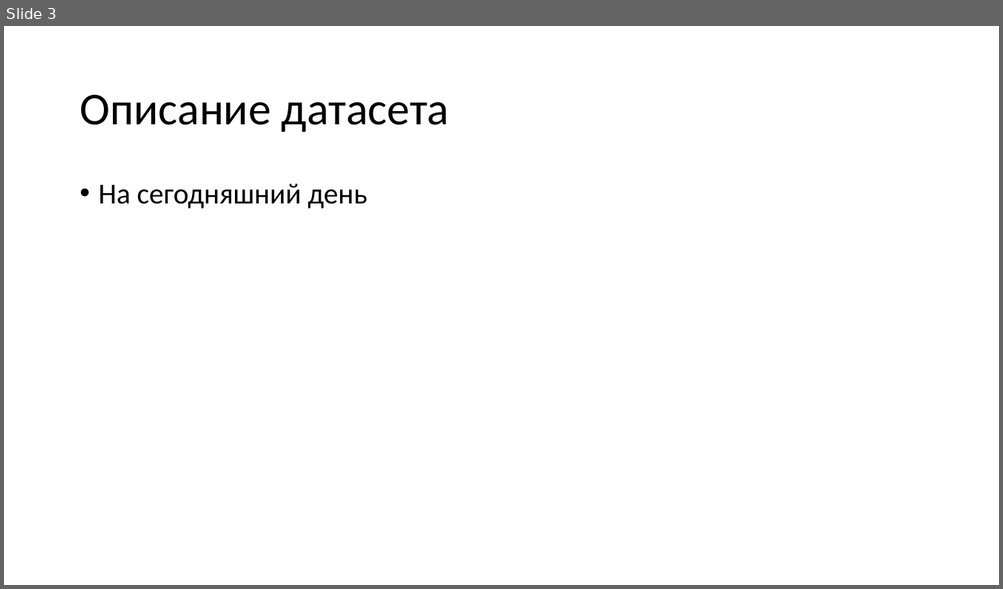
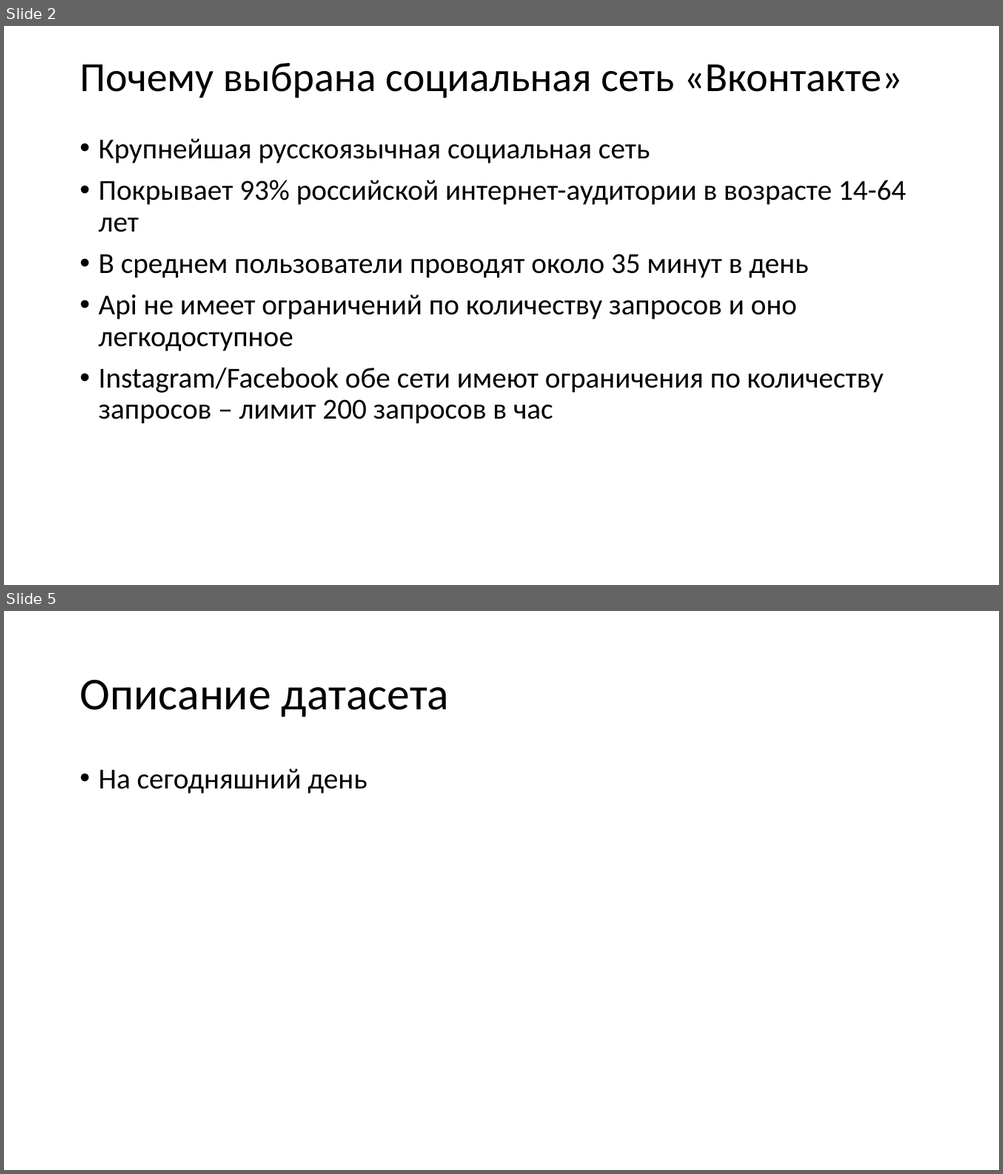
Before and after one commit to modernpacifist/magistracy-diploma, a slide deck: preza/preza.pptx. Shown one above the other, each under a label of ours: slide 3 before the commit, slides 2 and 5 after it; the slides between them are not shown. The pictures are 1003x589 and 1003x1174 pixels, drawn with LibreOffice and Linux fonts; fonts in the diff are those of the drawing. Boxes give left, top, right and bottom in pixels: in the first picture for what was removed or moved away, otherwise in the second. Text is boxed around its words. In the diff, an @@ line names an element or a change of style, - is before the commit and + after.

```diff
--- a/preza/preza.pptx
+++ b/preza/preza.pptx
@@ slide 2 added at (x1=4, y1=26, x2=999, y2=585), background #FFFFFF @@
@@ title added at (x1=79, y1=63, x2=902, y2=99), 40 pt, text #000000 @@
+Почему выбрана социальная сеть «Вконтакте»
@@ text added at (x1=99, y1=138, x2=905, y2=424), 28 pt, text #000000 @@
+• Крупнейшая русскоязычная социальная сеть
+• Покрывает 93% российской интернет-аудитории в возрасте 14-64 лет
+• В среднем пользователи проводят около 35 минут в день
+• Api не имеет ограничений по количеству запросов и оно легкодоступное
+• Instagram/Facebook обе сети имеют ограничения по количеству запросов – лимит 200 запросов в час
@@ what was slide 3 is now slide 5 @@
```
Also in this commit, not shown: 1 slide changed, 2 other slides added, 1 slide removed, 3 other files.
